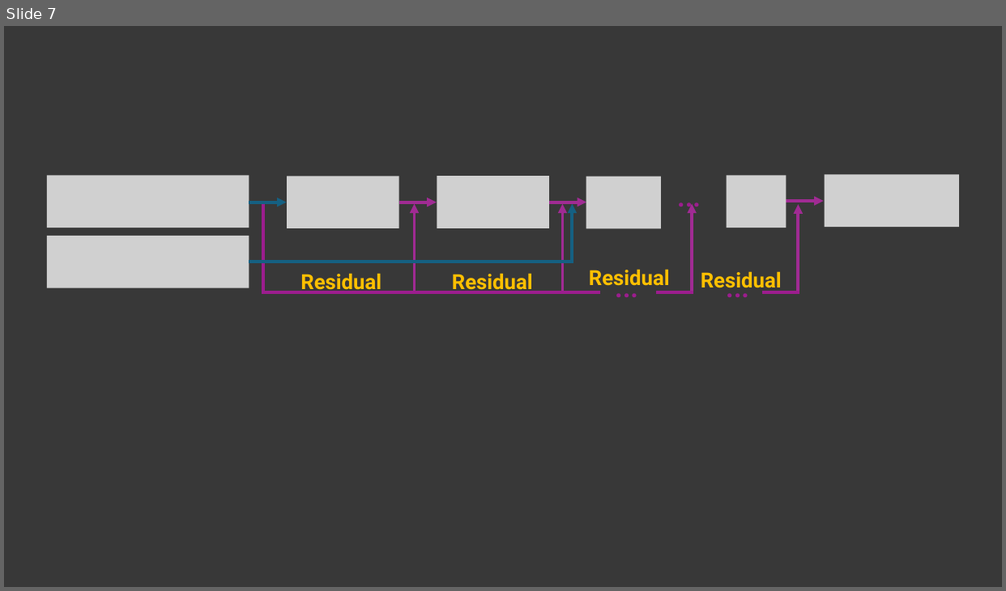
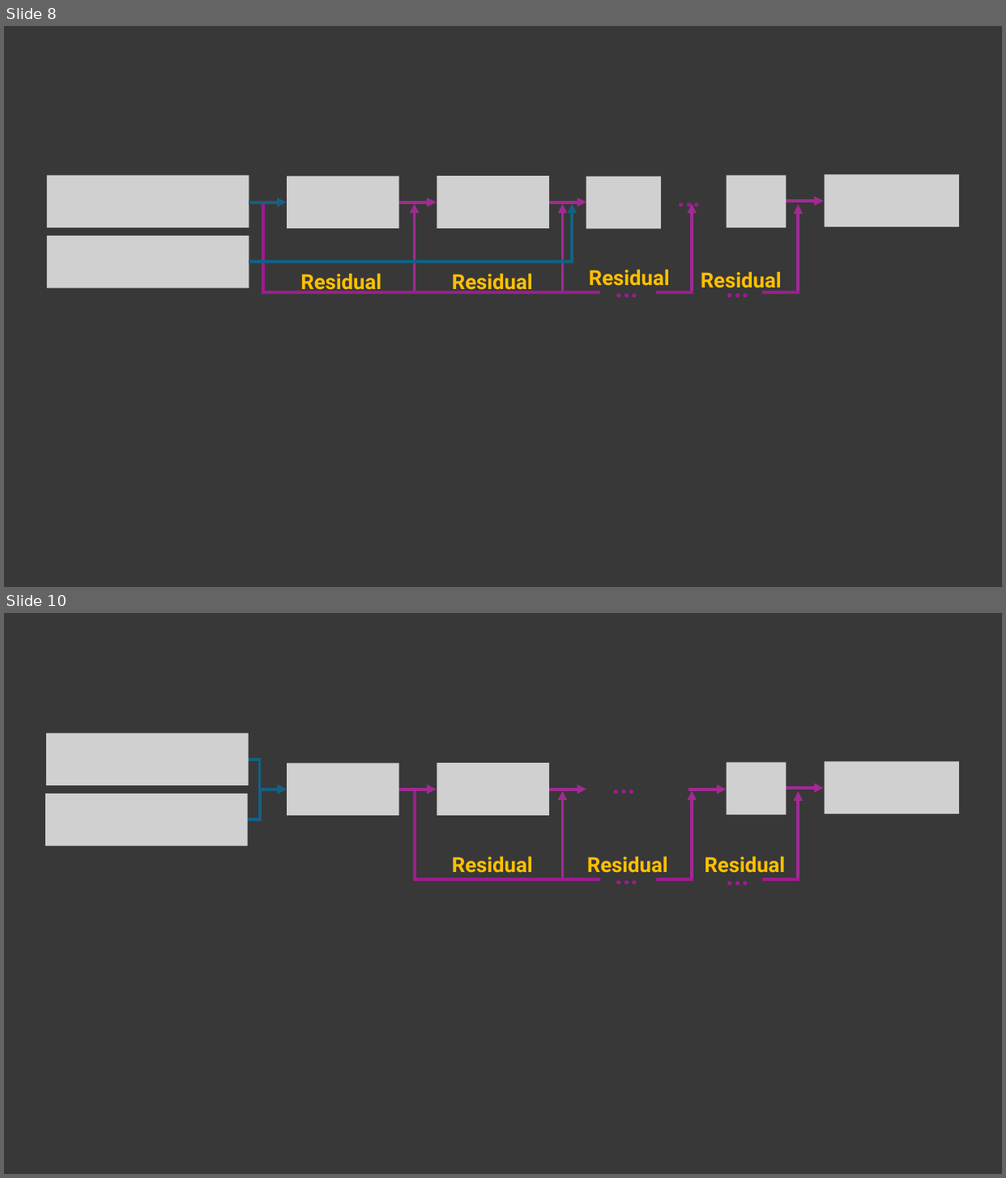
Before and after one commit to mhrafiei/figures, a slide deck: 20240422.pptx. Shown one above the other, each under a label of ours: slide 7 before the commit, slides 8 and 10 after it; the slides between them are not shown. The pictures are 1006x591 and 1006x1178 pixels, drawn with LibreOffice and Linux fonts; fonts in the diff are those of the drawing; grey boxes stand for pictures. Boxes give left, top, right and bottom in pixels: in the first picture for what was removed or moved away, otherwise in the second. Text is boxed around its words. In the diff, an @@ line names an element or a change of style, - is before the commit and + after.

```diff
--- a/20240422.pptx
+++ b/20240422.pptx
@@ slide 10 added at (x1=4, y1=613, x2=1002, y2=1174), background #383838 @@
@@ elbow arrow added from (232, 760) to (287, 790), #156082 3 pt @@
@@ elbow arrow added from (232, 820) to (287, 790), #156082 3 pt @@
@@ arrow added from (689, 790) to (727, 790), #A02B93 3 pt @@
@@ group added at (x1=45, y1=734, x2=959, y2=897): 6 texts, 6 pictures, 6 arrows, 5 lines @@
+Residual
+…
+Residual
+…
+…
+Residual
@@ what was slide 7 is now slide 8 @@
```
Also in this commit, not shown: 2 other slides added, 3 other files.
